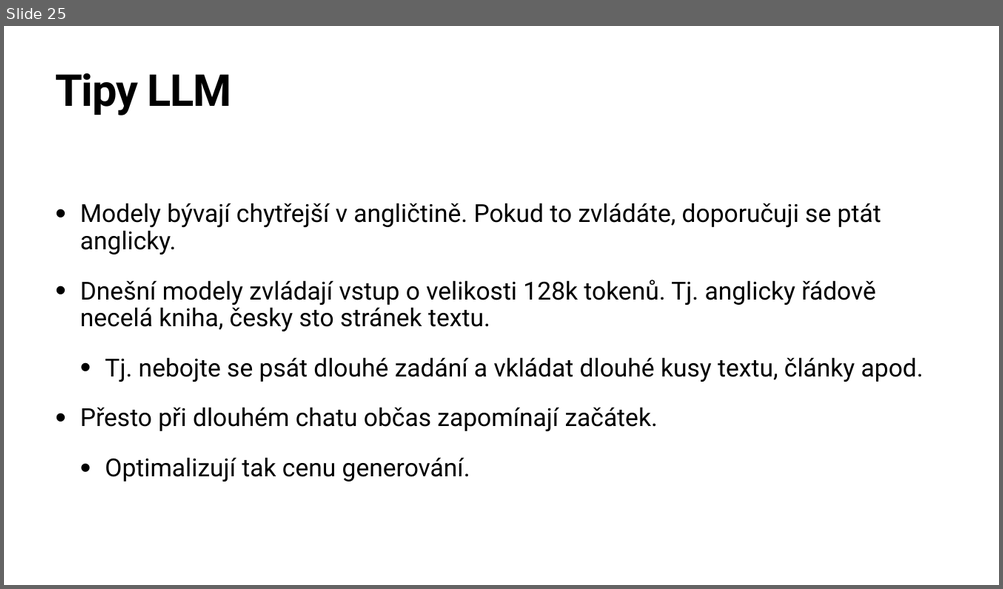
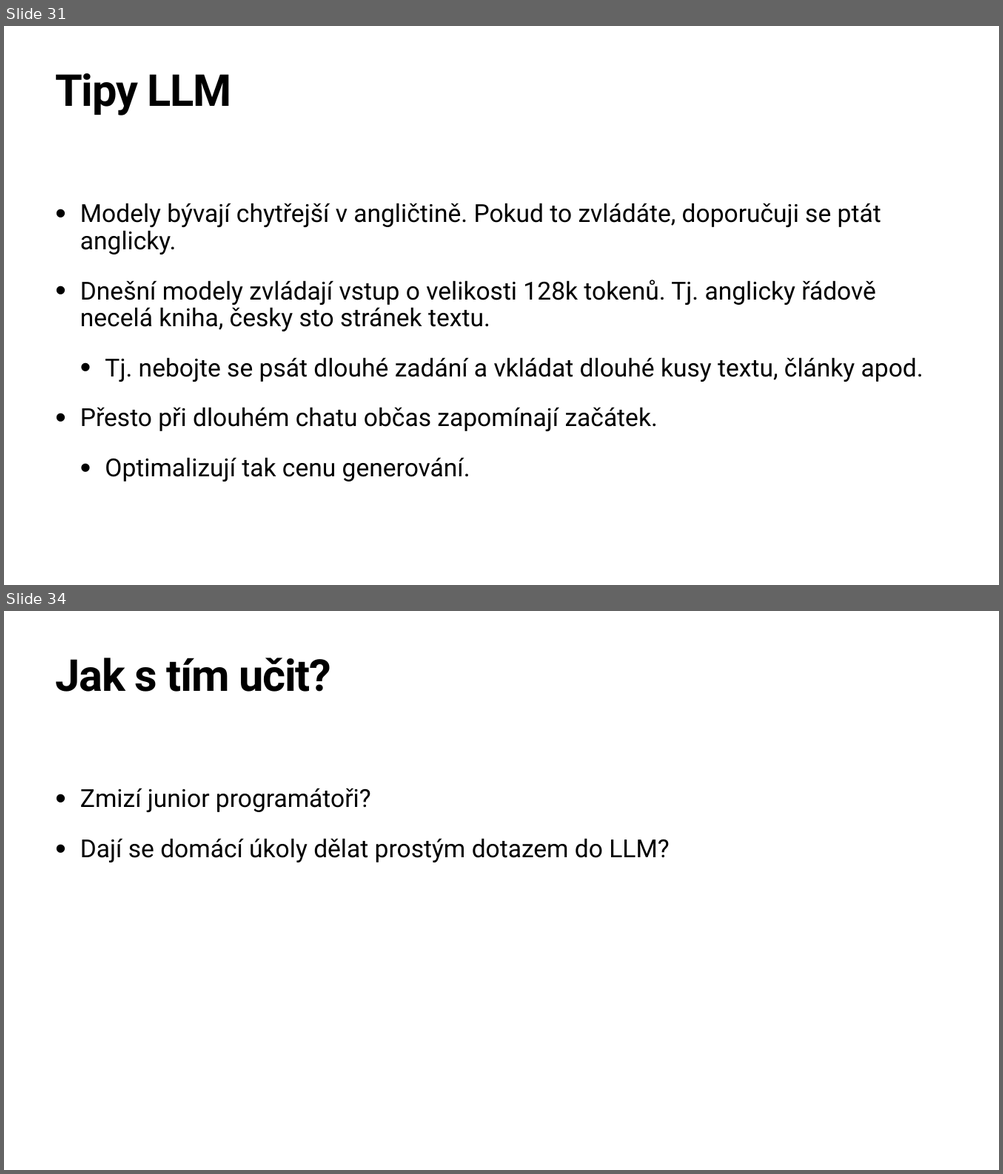
Before and after one commit to hamacekh/Lipnice, a slide deck: 2024/big-data/BigData.pptx. Shown one above the other, each under a label of ours: slide 25 before the commit, slides 31 and 34 after it; the slides between them are not shown. The pictures are 1003x589 and 1003x1174 pixels, drawn with LibreOffice and Linux fonts; fonts in the diff are those of the drawing. Boxes give left, top, right and bottom in pixels: in the first picture for what was removed or moved away, otherwise in the second. Text is boxed around its words. In the diff, an @@ line names an element or a change of style, - is before the commit and + after.

```diff
--- a/2024/big-data/BigData.pptx
+++ b/2024/big-data/BigData.pptx
@@ slide 34 added at <box>4,611,999,1170</box>, background #FFFFFF @@
@@ title added at <box>55,658,331,692</box>, 85 pt, text #000000, bold @@
+Jak s tím učit?
@@ text added at <box>80,788,669,863</box>, 48 pt, text #000000 @@
+• Zmizí junior programátoři?
+• Dají se domácí úkoly dělat prostým dotazem do LLM?
@@ what was slide 25 is now slide 31 @@
```
Also in this commit, not shown: 6 slides changed, 8 other slides added, 1 slide removed, 2 other files.
